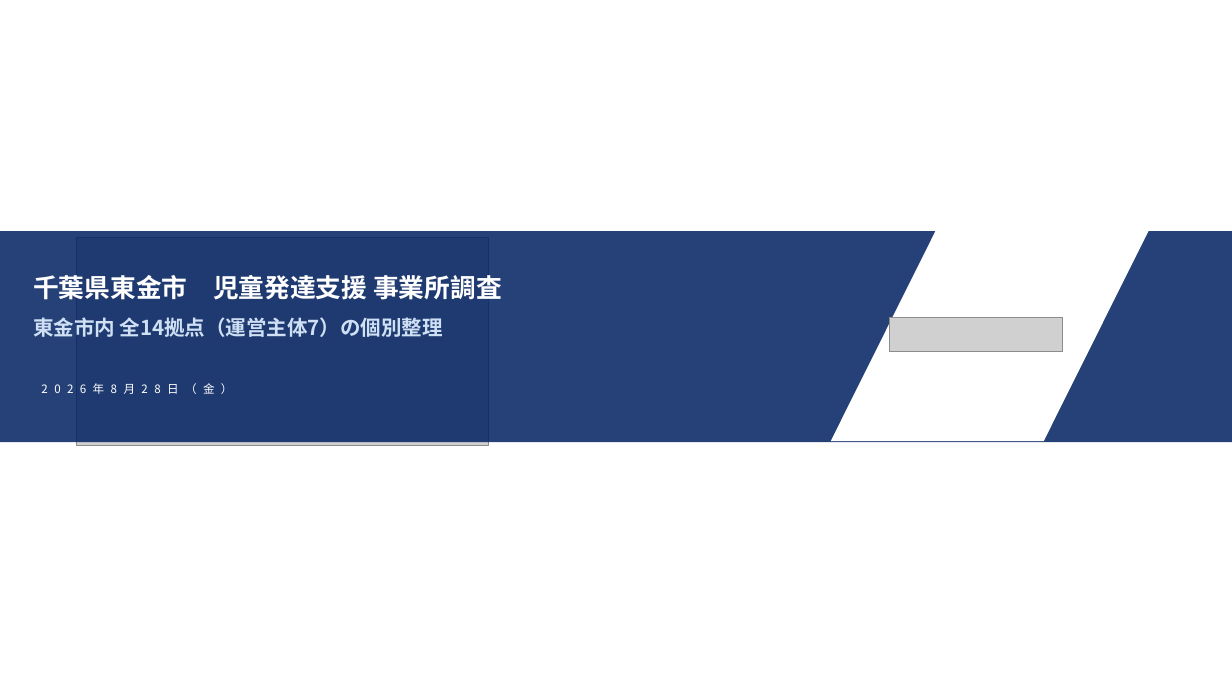
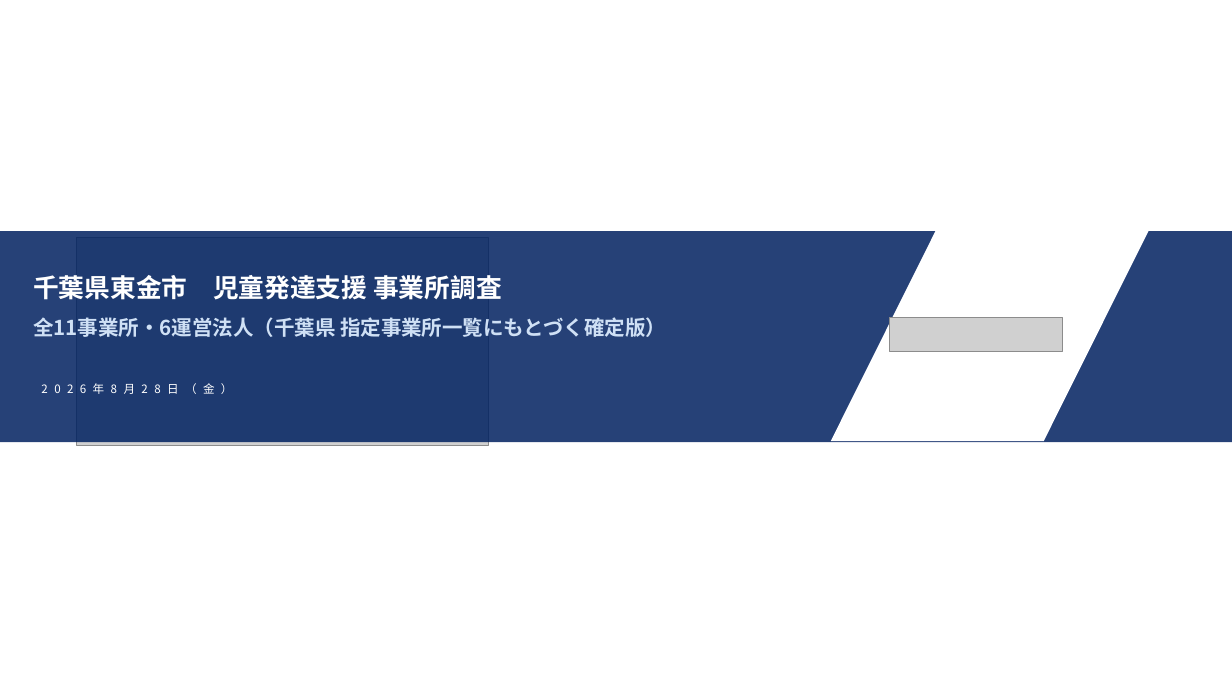
Before and after one commit to efejdjeifienfneafnwaj/-, a slide deck: slide 1 of 東金市_児童発達支援_事業所調査.pptx. Drawn at 1232x693 pixels with LibreOffice and Linux fonts; fonts in the diff are those of the drawing; grey boxes stand for pictures; background and template pictures are left out. Boxes give left, top, right and bottom in pixels: in the first picture for what was removed or moved away, otherwise in the second. Text is boxed around its words. In the diff, an @@ line names an element or a change of style, - is before the commit and + after.

```diff
--- a/東金市_児童発達支援_事業所調査.pptx
+++ b/東金市_児童発達支援_事業所調査.pptx
@@ text at [33, 317, 666, 337]: text changed @@
-東金市内 全14拠点（運営主体7）の個別整理
+全11事業所・6運営法人（千葉県 指定事業所一覧にもとづく確定版）
```
Also in this commit, not shown: 8 other slides changed, 2 slides removed.
